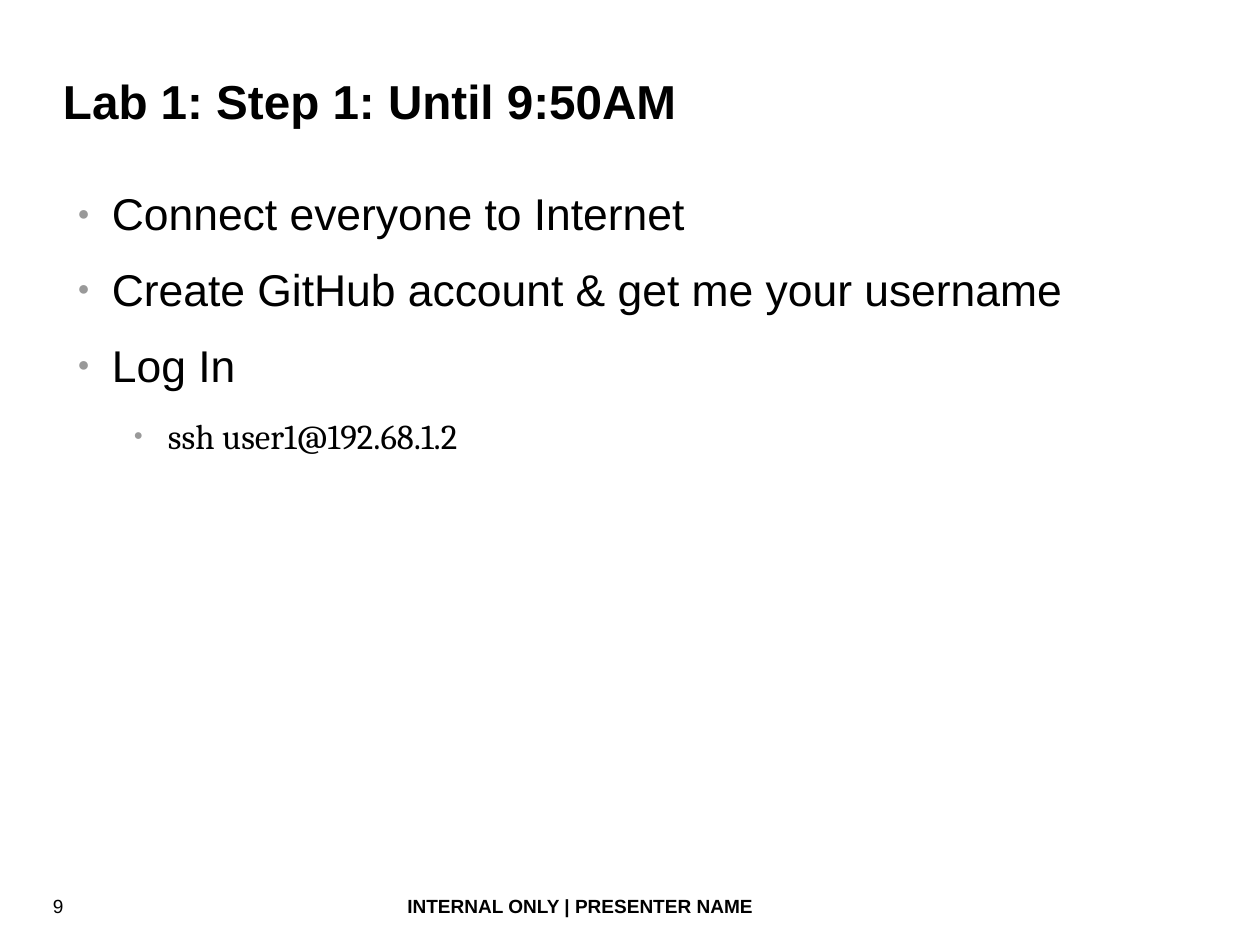
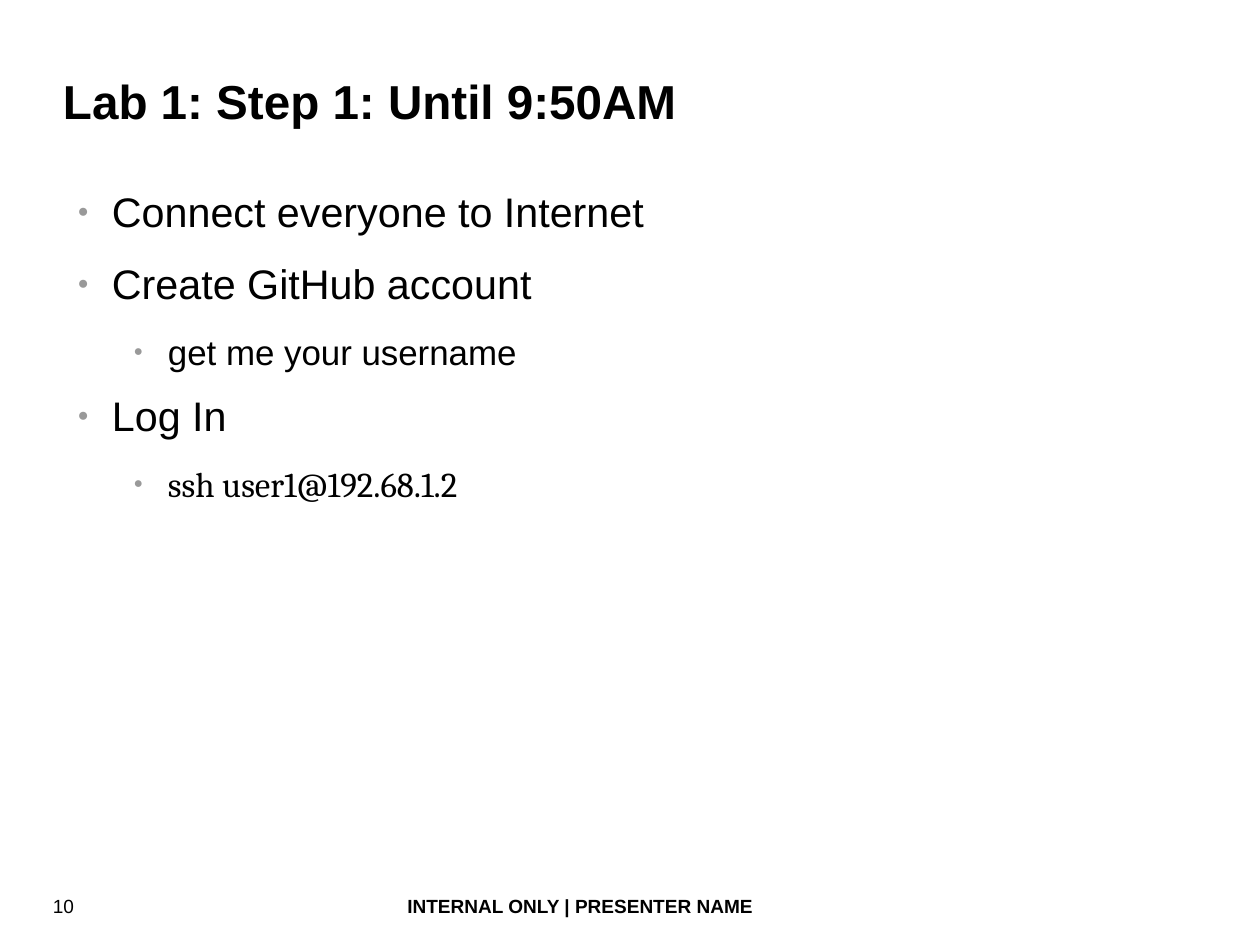
Before and after one commit to fatherlinux/shiva, a slide deck: slide 10 of bash_devops.odp (slide 9 before the commit). Drawn at 1260x945 pixels with LibreOffice and Linux fonts; fonts in the diff are those of the drawing; background and template pictures are left out. Boxes give left, top, right and bottom in pixels: in the first picture for what was removed or moved away, otherwise in the second. Text is boxed around its words. In the diff, an @@ line names an element or a change of style, - is before the commit and + after.

Commit message:
* updated font sizes SM

```diff
--- a/bash_devops.odp
+++ b/bash_devops.odp
@@ text at box(112, 198, 644, 235): size 28 to 26 pt in "Connect everyone to Internet", "Log In" @@
@@ text at box(112, 269, 532, 372): text changed; size 28 to 26 pt @@
-● Create GitHub account & get me your username
+● Create GitHub account
+  ● get me your username
@@ page number at box(53, 899, 74, 914): text changed @@
-9
+10
```
Also in this commit, not shown: 1 slide added.
